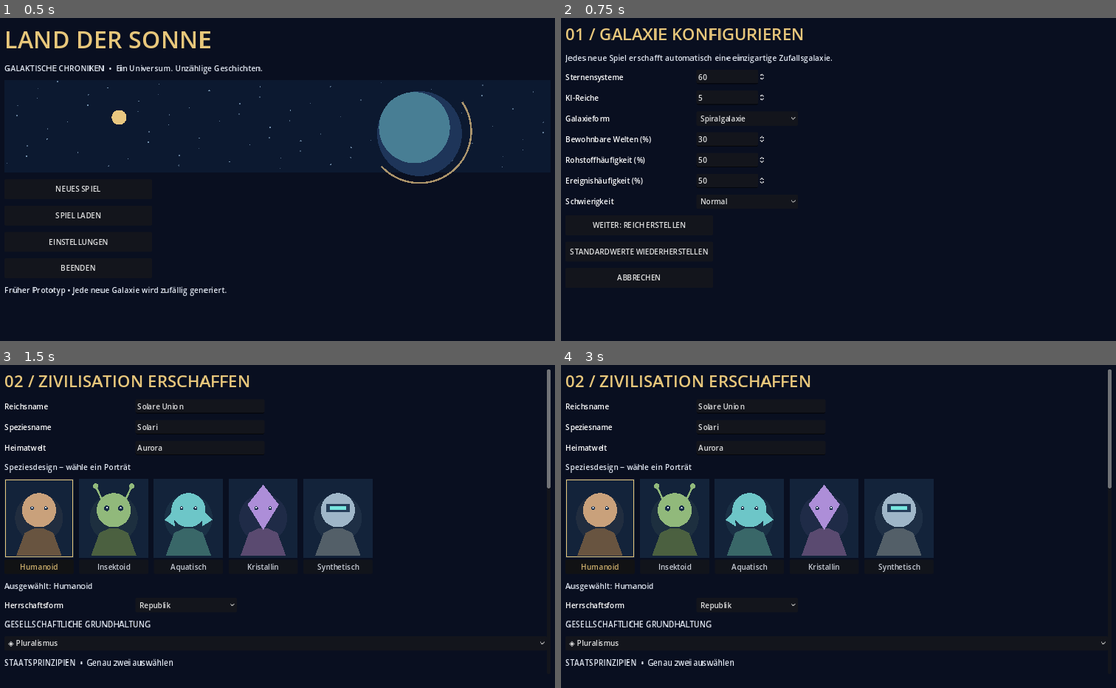
Above: before the commit, frames 1-4 (two rows, left to right).
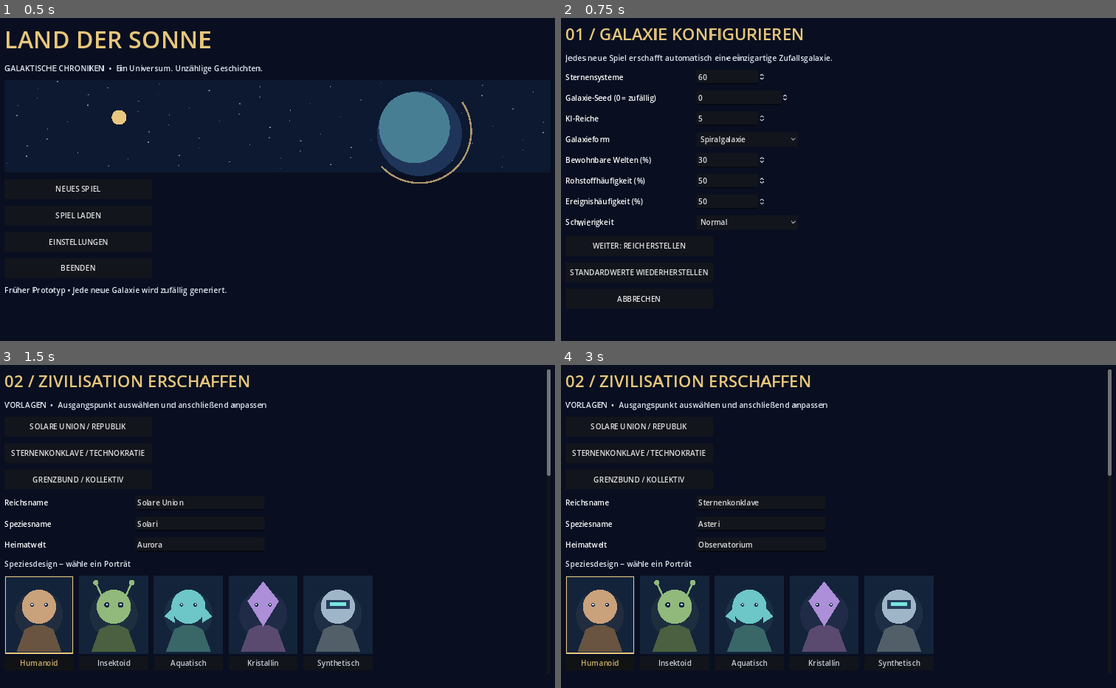
Above: after the commit, the same moments.

Repository: justuslaier-cmyk/Land-der-Sonne
Game: Godot game, scene res://scenes/galaxy.tscn
The game is run twice, just before and just after one commit, with the same random seed, the same clock (stepped at 60 frames per second) and the same inputs.
Inputs (mouse positions are in pixels of both pictures, inside the frame that each line leads up to):
- Up to frame 1 (0.5 s): no input
- Up to frame 2 (0.75 s): click "NEUES SPIEL" at 0.5 s
- Up to frame 3 (1.5 s): click "WEITER: REICH ERSTELLEN" at 1.25 s
- Up to frame 4 (3 s): click (638, 426) at 2 s, where only the run after the commit has a clickable "SOLARE UNION / REPUBLIK"; click (638, 452) at 2.75 s, where only the run after the commit has a clickable "STERNENKONKLAVE / TECHNOKRATIE"

Frame 1 is identical in both runs. In frame 2, 2.5% of the frame differs, in the area x 0-43%, y 23-88%; in frame 3, 33%, in the area x 0-100%, y 10-94%; in frame 4, 33%.

Commit message:
Phase 2 pass 2: add editable seed, three empire presets and settings feedback

Diff:
--- a/game/scripts/galaxy/galaxy_ui.gd
+++ b/game/scripts/galaxy/galaxy_ui.gd
@@ -200,26 +200,77 @@
     field.text_changed.connect(func(value: String): empire[key] = value)
     row.add_child(field)
 
+func _seed_input() -> void:
+    var row := HBoxContainer.new()
+    root.add_child(row)
+    var label := Label.new()
+    label.text = "Galaxie-Seed (0 = zufällig)"
+    label.custom_minimum_size.x = 280
+    row.add_child(label)
+    var spin := SpinBox.new()
+    spin.min_value = 0
+    spin.max_value = 2147483647
+    spin.step = 1
+    spin.rounded = true
+    spin.value = int(settings["seed"])
+    spin.custom_minimum_size.x = 200
+    spin.value_changed.connect(func(value: float): settings["seed"] = int(value))
+    row.add_child(spin)
+
 func _show_settings() -> void:
     screen = "settings"
     _clear()
     _title("01 / GALAXIE KONFIGURIEREN")
     _label("Jedes neue Spiel erschafft automatisch eine einzigartige Zufallsgalaxie.")
     _spin("Sternensysteme", "size", 20, 250, 10)
-    _spin("KI-Reiche", "ai_count", 0, 20)
+    _seed_input()
+    _spin("KI-Reiche", "ai_count", 0, mini(20, int(settings["size"]) / 5))
     _choice("Galaxieform", ["Spiralgalaxie", "Elliptisch", "Ring"], settings, "shape")
     _spin("Bewohnbare Welten (%)", "habitable", 1, 90)
     _spin("Rohstoffhäufigkeit (%)", "resources", 1, 100)
     _spin("Ereignishäufigkeit (%)", "events", 1, 100)
     _choice("Schwierigkeit", ["Entspannt", "Normal", "Herausfordernd"], settings, "difficulty")
-    _button("WEITER: REICH ERSTELLEN", _show_empire)
+    _button("WEITER: REICH ERSTELLEN", func():
+        var error := GalaxyModel.validate(settings, empire)
+        if error != "":
+            notice = error
+            _show_settings()
+        else:
+            notice = ""
+            _show_empire()
+    )
+    if notice != "":
+        _label("Eingabe prüfen: " + notice)
     _button("STANDARDWERTE WIEDERHERSTELLEN", _reset_new_game)
     _button("ABBRECHEN", _cancel_new_game)
 
+func _apply_empire_template(index: int) -> void:
+    empire = GalaxyModel.empire_defaults()
+    if index == 1:
+        empire["name"] = "Sternenkonklave"
+        empire["species"] = "Asteri"
+        empire["homeworld"] = "Observatorium"
+        empire["government"] = 2
+        empire["civics"] = ["archives", "guilds"]
+        empire["ethic"] = "mercantile"
+    elif index == 2:
+        empire["name"] = "Grenzbund"
+        empire["species"] = "Pioniere"
+        empire["homeworld"] = "Neuland"
+        empire["government"] = 3
+        empire["civics"] = ["frontier", "commons"]
+        empire["ethic"] = "collectivist"
+    notice = ""
+    _show_empire()
+
 func _show_empire() -> void:
     screen = "empire"
     _clear()
     _title("02 / ZIVILISATION ERSCHAFFEN")
+    _label("VORLAGEN  •  Ausgangspunkt auswählen und anschließend anpassen")
+    _button("SOLARE UNION / REPUBLIK", func(): _apply_empire_template(0))
+    _button("STERNENKONKLAVE / TECHNOKRATIE", func(): _apply_empire_template(1))
+    _button("GRENZBUND / KOLLEKTIV", func(): _apply_empire_template(2))
     _entry("Reichsname", "name")
     _entry("Speziesname", "species")
     _entry("Heimatwelt", "homeworld")
@@ -302,7 +353,7 @@
     _label("Heimat: %s  |  Systeme: %s  |  KI-Reiche: %s" % [empire["homeworld"], settings["size"], settings["ai_count"]])
     _label("Staatsprinzipien: " + ", ".join(empire.get("civics", [])))
     _label("Speziesmerkmale: " + ", ".join(empire.get("traits", [])))
-    _label("Die Galaxie wird beim Spielstart zufällig erzeugt.")
+    _label("Galaxie-Seed: " + ("zufällig" if int(settings["seed"]) == 0 else str(settings["seed"])))
     _species_gallery(true)
     _ship_gallery(true)
     var error := GalaxyModel.validate(settings, empire)
